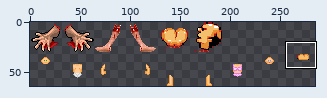
Sprite sheet -- resources/sprites/body_parts.png. The first picture is a wide view before the edit; the outline marks the close-up.
Close-up. First the earlier version:
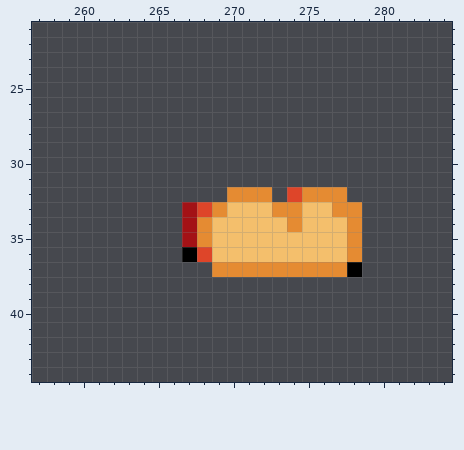
The file is 320x64 pixels. Pixels under 10% opacity are left out. Colours within 5 levels of each other are drawn and written as one. Shown: x 257..284, y 21..44. The wide view leaves out empty margins.
Once edited:
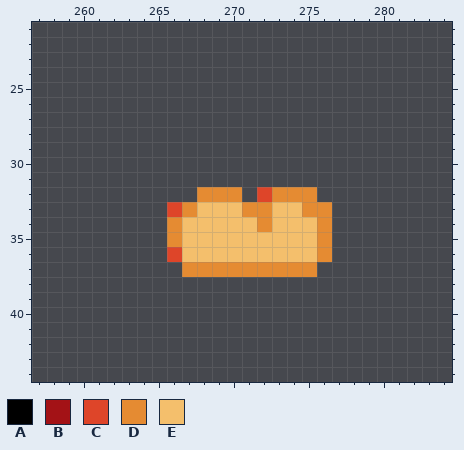
Palette (. is transparent): A #000000  B #a31216  C #de4529  D #e58b32  E #f4bf6c
Diff:
y 32: x 268..269 .. -> DD; x 271..274 DD.C -> .CDD; x 276..277 DD -> ..
y 33: x 266..269 .BCD -> CDEE; x 271..278 EEDDEEDD -> DDEEDD..
y 34: x 266..268 .BD -> DEE; x 272 E -> D; x 274 D -> E; x 276..278 EED -> D..
y 35: x 266..268 .BD -> DEE; x 276..278 EED -> D..
y 36: x 266..268 .AC -> CEE; x 276..278 EED -> D..
y 37: x 267..268 .. -> DD; x 276..278 DDA -> ...
Where, in picture pixels (left, top, right, bottom), the same in both close-ups:
changed: (167, 187, 362, 277)
